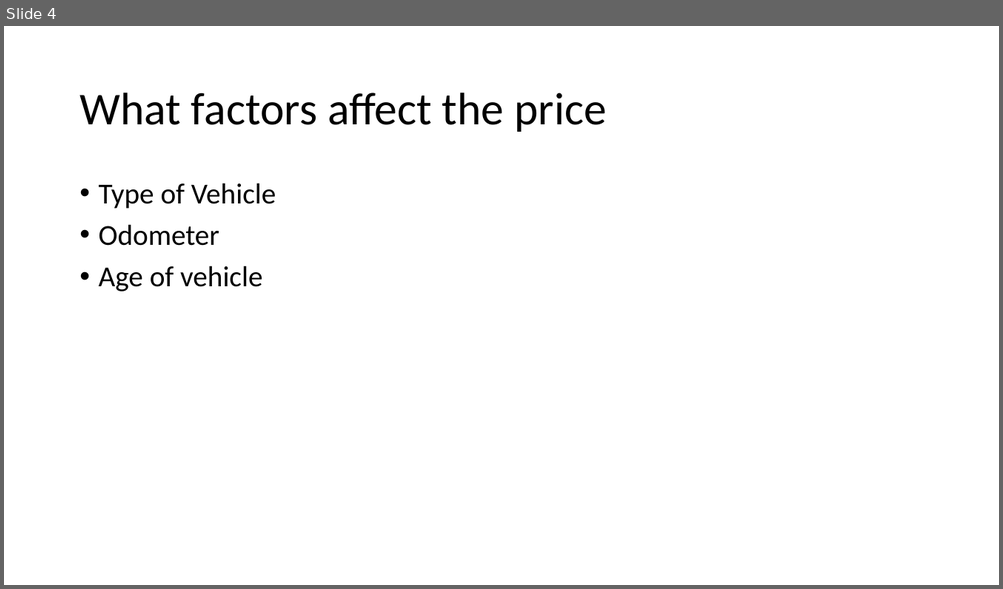
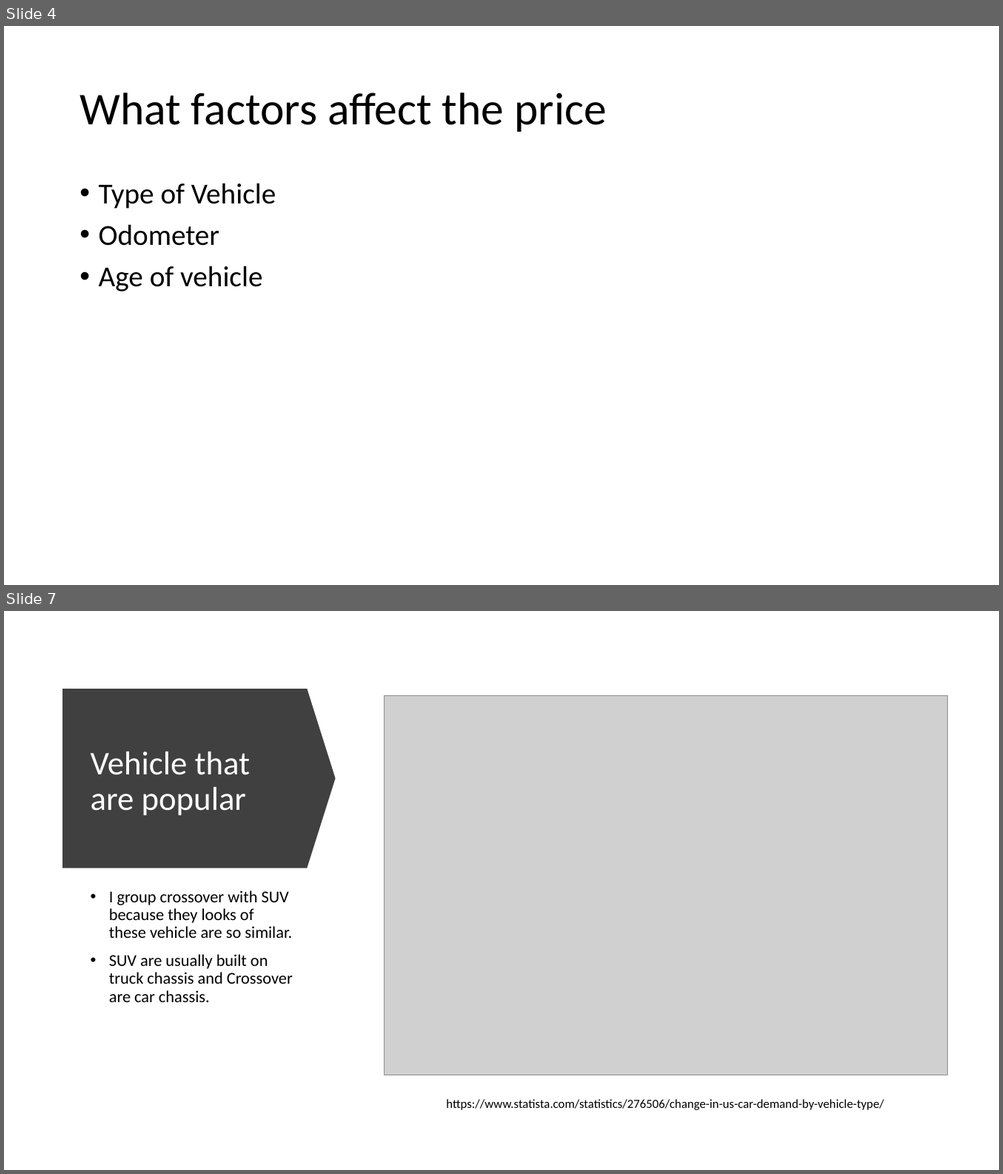
Before and after one commit to kwanjeff/DataTrack, a slide deck: Capstone 3/FinalPresentation_UsedCar_Jeff_Kwan.pptx. Shown one above the other, each under a label of ours: slide 4 before the commit, slides 4 and 7 after it; the slides between them are not shown. The pictures are 1003x589 and 1003x1174 pixels, drawn with LibreOffice and Linux fonts; fonts in the diff are those of the drawing; grey boxes stand for pictures. Boxes give left, top, right and bottom in pixels: in the first picture for what was removed or moved away, otherwise in the second. Text is boxed around its words. In the diff, an @@ line names an element or a change of style, - is before the commit and + after.

```diff
--- a/Capstone 3/FinalPresentation_UsedCar_Jeff_Kwan.pptx
+++ b/Capstone 3/FinalPresentation_UsedCar_Jeff_Kwan.pptx
@@ slide 7 added at (4,611,999,1170), background #FFFFFF @@
@@ down arrow added at (62,689,336,869), fill #404040 @@
@@ picture added at (384,695,948,1076) @@
@@ title added at (91,752,250,816), 32 pt, text #FFFFFF @@
+Vehicle that are popular
@@ text added at (109,891,293,1002), 16 pt, text #000000 @@
+• I group crossover with SUV because they looks of these vehicle are so similar.
+• SUV are usually built on truck chassis and Crossover are car chassis.
@@ text added at (446,1099,883,1111), 12 pt, text #000000 @@
+https://www.statista.com/statistics/276506/change-in-us-car-demand-by-vehicle-type/
```
Also in this commit, not shown: 1 slide changed, 5 other slides added, 5 slides removed.
